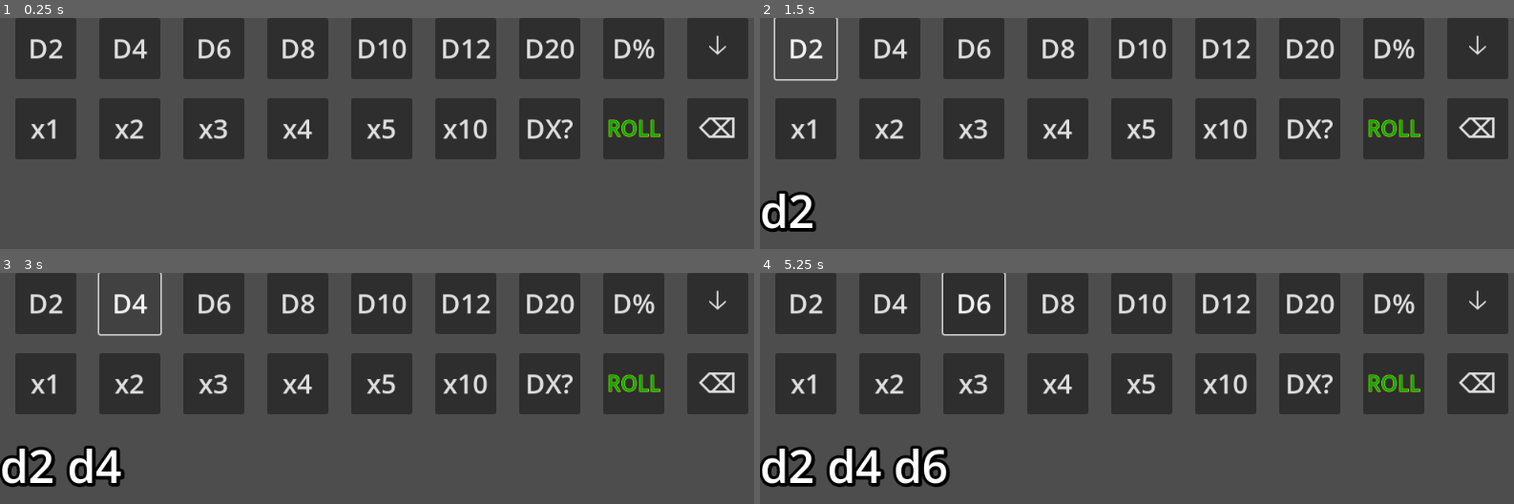
Above: before the commit, frames 1-4 (two rows, left to right).
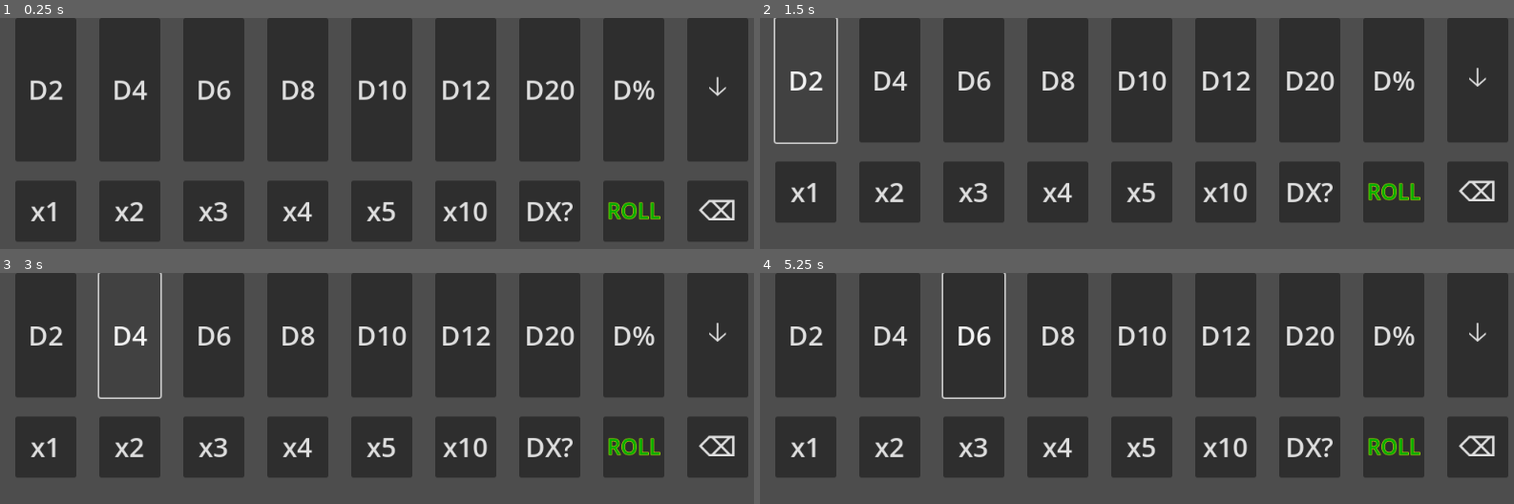
Above: after the commit, the same moments.

Repository: FromAriel/Experiments
Game: Godot game, scene res://main.tscn
Same seed, same stepped clock (60 frames per second), same inputs: the game is played once before the commit and once after it.
Inputs (mouse positions are in pixels of both pictures, inside the frame that each line leads up to):
- Up to frame 1 (0.25 s): no input
- Up to frame 2 (1.5 s): click "ROLL" at 0.5 s; click "D2" at 1.25 s
- Up to frame 3 (3 s): click (outside the picture) at 2 s, where only the run after the commit has a clickable "D2 × 1"; click "D4" at 2.75 s
- Up to frame 4 (5.25 s): click (outside the picture) at 3.5 s, where only the run after the commit has a clickable "D4 × 1"; click "D6" at 4.25 s; click (outside the picture) at 5 s, where only the run after the commit has a clickable "D6 × 1"

The runs differ from the first frame. In frame 1, 29% of the frame differs, in the area x 2-100%, y 7-97%; in frame 2, 34%; in frame 3, 34%; in frame 4, 35%, in the area x 0-100%, y 7-93%.

Commit message:
feat(livedie): add queue row with chips

Diff:
--- a/LIVEdie/scenes/quick_roll_bar.tscn
+++ b/LIVEdie/scenes/quick_roll_bar.tscn
@@ -202,12 +202,17 @@
 theme_override_font_sizes/font_size = 35
 text = "⌫"
 
-[node name="QueueLabel" type="Label" parent="QuickRollBar"]
-layout_mode = 2
-theme_override_colors/font_shadow_color = Color(0, 0, 0, 1)
-theme_override_constants/outline_size = 15
-theme_override_constants/shadow_outline_size = 15
-theme_override_font_sizes/font_size = 60
+
+[node name="QueueRow" type="PanelContainer" parent="QuickRollBar"]
+layout_mode = 2
+visible = false
+
+[node name="ScrollContainer" type="ScrollContainer" parent="QuickRollBar/QueueRow"]
+layout_mode = 2
+
+[node name="DiceChips" type="HBoxContainer" parent="QuickRollBar/QueueRow/ScrollContainer"]
+layout_mode = 2
+theme_override_constants/separation = 4
 
 [node name="PreviewDialog" type="AcceptDialog" parent="QuickRollBar"]
 
--- a/LIVEdie/scripts/quick_roll_bar.gd
+++ b/LIVEdie/scripts/quick_roll_bar.gd
@@ -29,6 +29,7 @@
 var qrb_long_press_type: String = ""
 var qrb_long_press_param: int = 0
 var qrb_long_press_triggered: bool = false
+var qrb_edit_index: int = -1
 
 
 func _ready() -> void:
@@ -112,23 +113,55 @@
         _on_repeat_pressed(mult)
 
 
+func _on_chip_down(index: int) -> void:
+    qrb_long_press_type = "chip"
+    qrb_long_press_param = index
+    qrb_long_press_triggered = false
+    $LongPressTimer.start()
+
+
+func _on_chip_up(index: int) -> void:
+    if $LongPressTimer.time_left > 0.0:
+        $LongPressTimer.stop()
+        _edit_chip(index)
+    elif qrb_long_press_triggered:
+        pass
+    else:
+        _edit_chip(index)
+
+
+func _edit_chip(index: int) -> void:
+    if index < 0 or index >= qrb_queue.size():
+        return
+    var entry: Dictionary = qrb_queue[index]
+    qrb_edit_index = index
+    _show_spinner(entry["faces"], entry["count"])
+
+
 func _add_die(faces: int, qty: int) -> void:
     if qrb_queue.is_empty() or qrb_queue[-1]["faces"] != faces:
         qrb_queue.append({"faces": faces, "count": qty})
     else:
         qrb_queue[-1]["count"] += qty
     qrb_last_faces = faces
-    _update_queue_label()
-
-
-func _update_queue_label() -> void:
-    var parts: Array = []
-    for entry in qrb_queue:
-        var part := "d" + str(entry["faces"])
-        if entry["count"] > 1:
-            part += _superscript(entry["count"])
-        parts.append(part)
-    $QueueLabel.text = " ".join(parts)
+    _update_queue_display()
+
+
+func _update_queue_display() -> void:
+    var box: HBoxContainer = $QueueRow/ScrollContainer/DiceChips
+    for child in box.get_children():
+        child.queue_free()
+    var i := 0
+    for entry in qrb_queue:
+        var chip := Button.new()
+        chip.text = "D%s × %s" % [entry["faces"], entry["count"]]
+        chip.flat = true
+        chip.custom_minimum_size = Vector2(90, 48)
+        box.add_child(chip)
+        chip.button_down.connect(_on_chip_down.bind(i))
+        chip.button_up.connect(_on_chip_up.bind(i))
+        i += 1
+    $QueueRow.visible = not qrb_queue.is_empty()
 
 
 func _superscript(val: int) -> String:
@@ -151,6 +184,10 @@
         _show_multiplier_preview(qrb_long_press_param)
     elif qrb_long_press_type == "die":
         _show_spinner(qrb_long_press_param)
+    elif qrb_long_press_type == "chip":
+        if qrb_long_press_param >= 0 and qrb_long_press_param < qrb_queue.size():
+            qrb_queue.remove_at(qrb_long_press_param)
+            _update_queue_display()
 
 
 func _show_multiplier_preview(mult: int) -> void:
@@ -175,18 +212,26 @@
     qrb_prev_queue = qrb_queue.duplicate(true)
     for entry in qrb_queue:
         entry["count"] *= mult
-    _update_queue_label()
-
-
-func _show_spinner(faces: int) -> void:
+    _update_queue_display()
+
+
+func _show_spinner(faces: int, start_val: int = 1) -> void:
     qrb_long_press_param = faces
-    $DialSpinner.ds_value = 1
+    $DialSpinner.ds_value = start_val
     $DialSpinner.open_dial()
 
 
 func _on_spinner_confirmed() -> void:
     var qty := int($DialSpinner.ds_value)
-    _add_die(qrb_long_press_param, qty)
+    if qrb_edit_index >= 0:
+        if qty > 0:
+            qrb_queue[qrb_edit_index]["count"] = qty
+        else:
+            qrb_queue.remove_at(qrb_edit_index)
+        qrb_edit_index = -1
+        _update_queue_display()
+    else:
+        _add_die(qrb_long_press_param, qty)
 
 
 func _on_roll_pressed() -> void:
@@ -198,4 +243,4 @@
     print("Rolled: %s -> %s" % [expr, res])
     qrb_queue.clear()
     qrb_last_faces = 0
-    _update_queue_label()
+    _update_queue_display()
